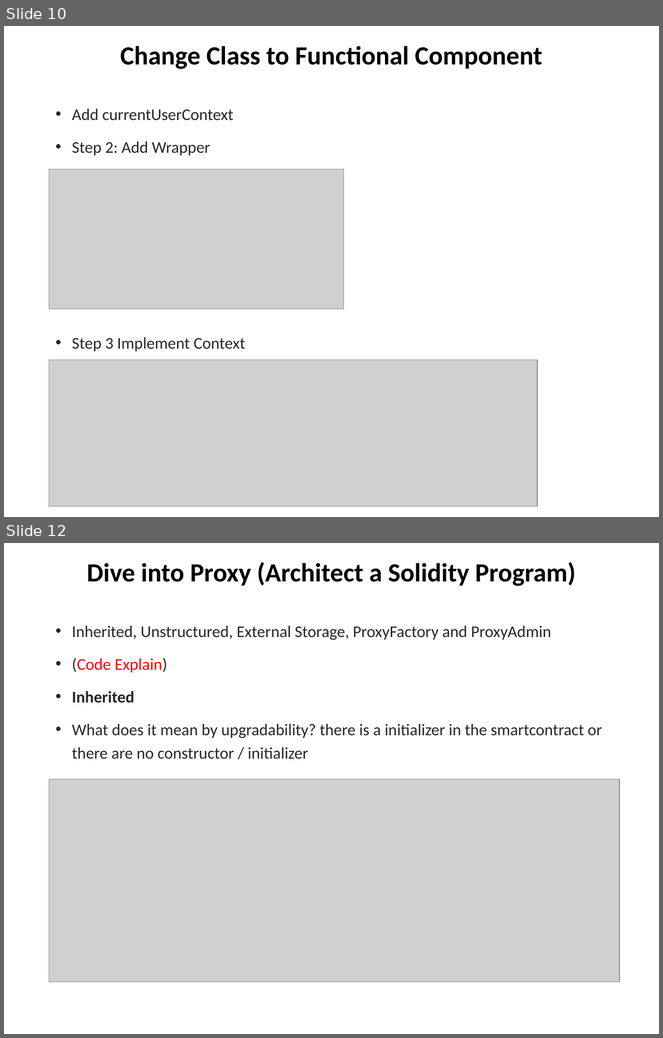
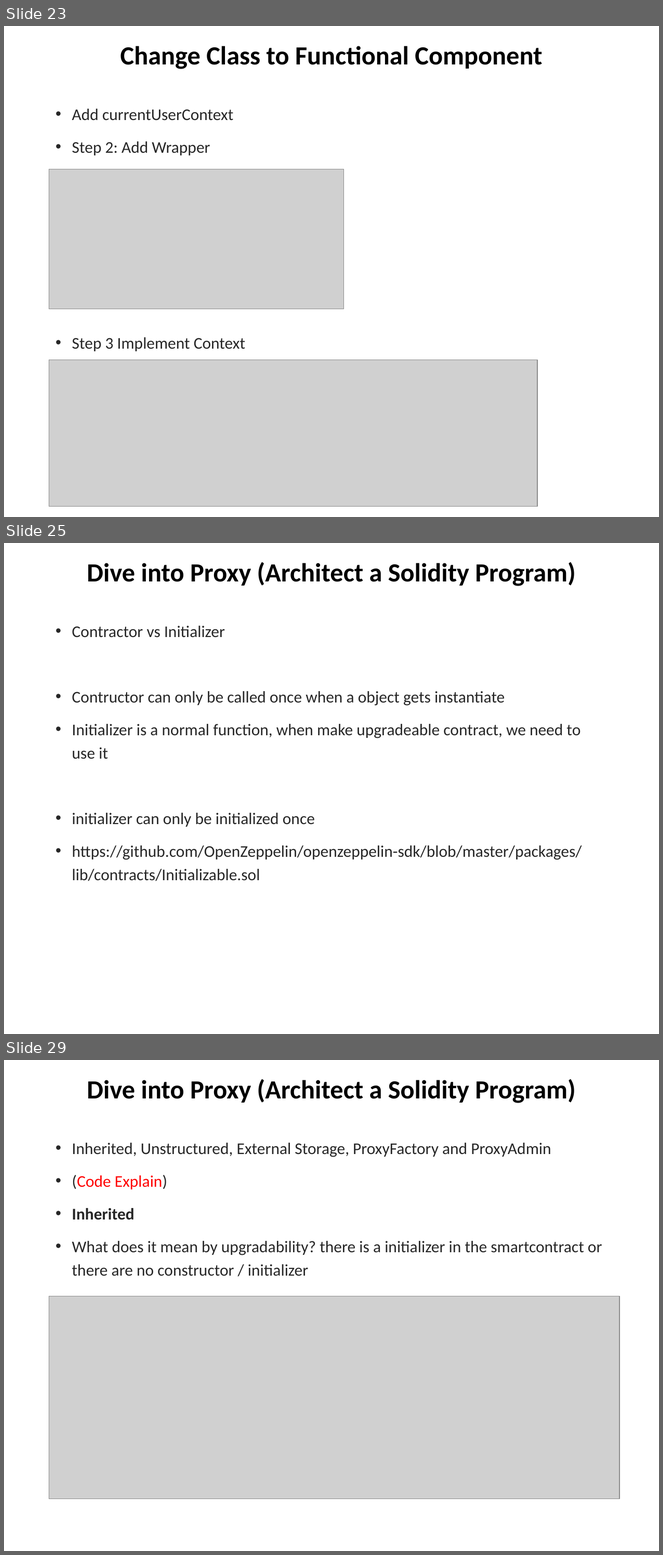
Before and after one commit to chuacw/SGUS-Slides, a slide deck: BCI - Day13 - Reactjs 2 Web3.pptx. Shown one above the other, each under a label of ours: slides 10 and 12 before the commit, slides 23, 25 and 29 after it; the slides between them are not shown. The pictures are 663x1038 and 663x1555 pixels, drawn with LibreOffice and Linux fonts; fonts in the diff are those of the drawing; grey boxes stand for pictures. Boxes give left, top, right and bottom in pixels: in the first picture for what was removed or moved away, otherwise in the second. Text is boxed around its words. In the diff, an @@ line names an element or a change of style, - is before the commit and + after.

```diff
--- a/BCI - Day13 - Reactjs 2 Web3.pptx
+++ b/BCI - Day13 - Reactjs 2 Web3.pptx
@@ slide 25 added at (4,543,659,1034), background #FFFFFF @@
@@ title added at (87,562,575,586), 28.8 pt, text #000000, bold @@
+Dive into Proxy (Architect a Solidity Program)
@@ text added at (72,626,582,882), 18 pt, text #262626 @@
+• Contractor vs Initializer
+• Contructor can only be called once when a object gets instantiate
+• Initializer is a normal function, when make upgradeable contract, we need to use it
+• initializer can only be initialized once
+• https://github.com/OpenZeppelin/openzeppelin-sdk/blob/master/packages/lib/contracts/Initializable.sol
@@ what was slide 10 is now slide 23 @@
@@ what was slide 12 is now slide 29 @@
```
Also in this commit, not shown: 1 slide changed, 16 other slides added, 2 slides removed.
